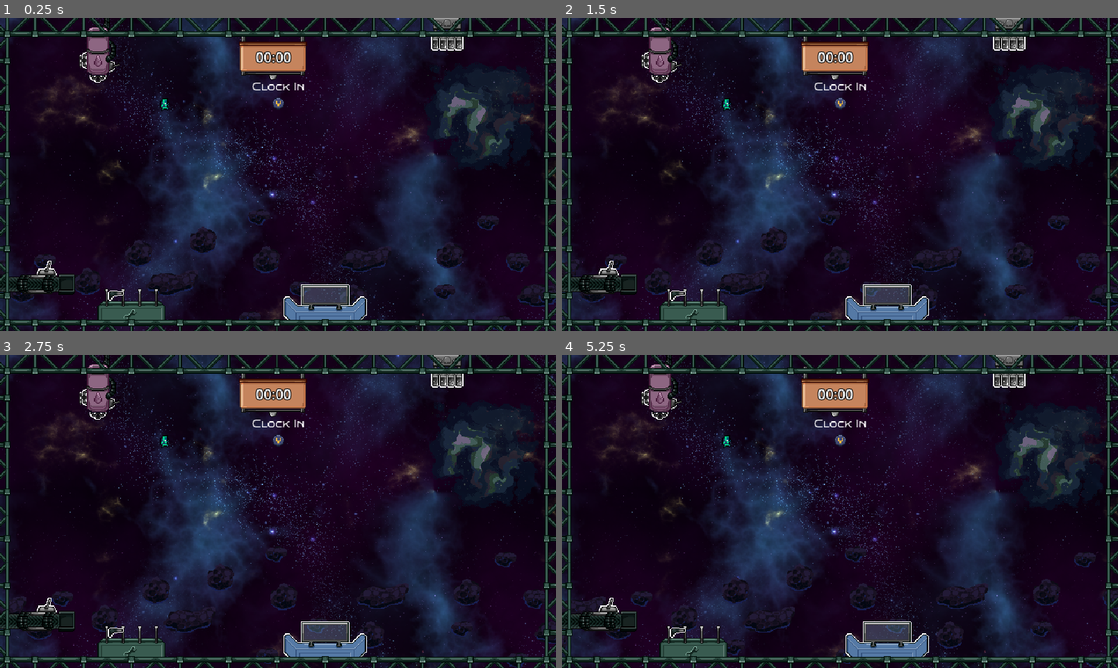
Above: before the commit, frames 1-4 (two rows, left to right).
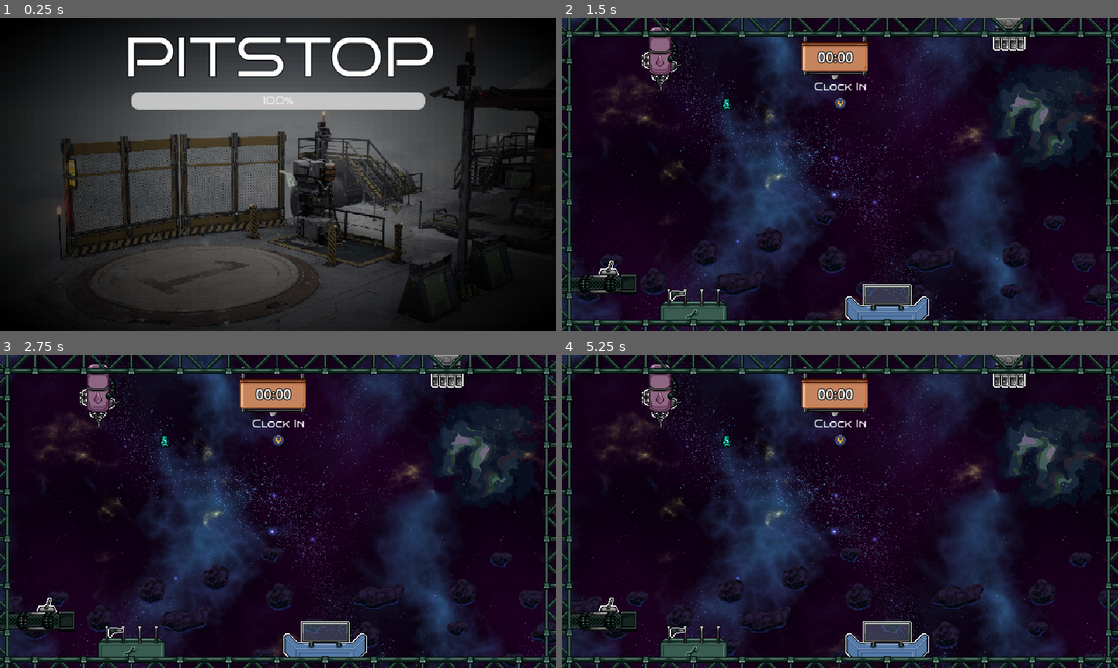
Above: after the commit, the same moments.

Repository: IMP1/pitstop
Game: Godot game, scene res://scenes/splash.tscn
Two runs of this game, one before a commit and one after it. Both use one fixed random seed, a clock stepped at 60 frames per second and the inputs below. Sound files missing from this copy of the repository are replaced by a short silence.
Inputs (mouse positions are in pixels of both pictures, inside the frame that each line leads up to):
- Up to frame 1 (0.25 s): no input
- Up to frame 2 (1.5 s): click (840, 296) at 0.5 s, where only the run after the commit has a clickable "Begin"; hold Right (ui_right) from 1.28 s (still down)
- Up to frame 3 (2.75 s): release Right (ui_right) at 2.03 s; hold Left (ui_left) from 2.03 s (still down)
- Up to frame 4 (5.25 s): release Left (ui_left) at 2.78 s; hold Right (ui_right) 2.78-4.28 s; hold Left (ui_left) from 4.28 s (still down)

The runs differ from the first frame. In frame 1, 72% of the frame differs, in the area x 0-100%, y 0-100%; in frame 2, 1.8%; in frame 3, 1.7%; in frame 4, 1.8%.

Commit message:
Make minor tweaks and fixes
Add a throw indicator in colour of player
Add input needed after game loaded
Make fuel nozzle and pipe visible again
Ship cannot collide with player or objects when leaving upon failure

Diff:
--- a/project/gui/debrief.gd
+++ b/project/gui/debrief.gd
@@ -1,7 +1,5 @@
 class_name Debrief
 extends CanvasLayer
-
-signal confirmed
 
 @export var negative_colour: Color = Color.DARK_RED
 @export var result: String:
--- a/project/gui/h_select.gd
+++ b/project/gui/h_select.gd
@@ -13,7 +13,7 @@
 
 
 func _ready() -> void:
-	grab_click_focus()
+	grab_focus()
 
 
 func _input(event: InputEvent) -> void:
--- a/project/objects/components/fuel_pump.gd
+++ b/project/objects/components/fuel_pump.gd
@@ -37,9 +37,12 @@
 func _nozzle_returned() -> void:
 	Debug.info("[Fuel Pump] Recieve Nozzle")
 	_drop_sound.play()
+	_nozzle.velocity = Vector2.ZERO
 	_nozzle.reparent(self)
-	_nozzle.position = _nozzle_initial_position
-	_nozzle.velocity = Vector2.ZERO
+	_nozzle._grab_shape.disabled = true
+	_nozzle.set_highlight(false)
+	_nozzle.set_deferred("position", _nozzle_initial_position)
+	# TODO: Set transform (rotation) too
 
 
 func _process(delta: float) -> void:
--- a/project/objects/components/ship_crack.gd
+++ b/project/objects/components/ship_crack.gd
@@ -11,6 +11,7 @@
 var _is_finished: bool = false
 
 @onready var _welding_audio := $WeldingAudio as AudioStreamPlayer2D
+@onready var _welding_particles := $GPUParticles2D as GPUParticles2D
 
 
 func _ready():
@@ -36,7 +37,7 @@
 	if not _has_patch and player.current_tool() is Patch:
 		_apply_patch(player.get_tool("Patch"))
 	elif _has_patch and player.current_tool() is Blowtorch:
-		_start_welding(player.device_id)
+		_start_welding(player)
 
 
 func stop_interacting() -> void:
@@ -50,10 +51,14 @@
 	_progress_bar.visible = true
 
 
-func _start_welding(device_id: int) -> void:
-	_device_interacting = device_id
+func _start_welding(player: Player) -> void:
+	_device_interacting = player.device_id
 	_is_welding = true
 	_welding_audio.play()
+	_welding_particles.emitting = true
+	var direction := player.global_position - global_position
+	var direction_3d := Vector3(direction.x, direction.y, 0).normalized()
+	(_welding_particles.process_material as ParticleProcessMaterial).direction = direction_3d
 
 
 func _stop_welding() -> void:
@@ -61,6 +66,7 @@
 		return
 	_is_welding = false
 	_welding_audio.stop()
+	_welding_particles.emitting = false
 
 
 func _process(delta: float) -> void:
@@ -68,7 +74,6 @@
 		return
 	if _is_finished:
 		return
-	# TODO: Emit some particles?
 	_progress_bar.value += delta
 	_sprite.modulate.a = lerpf(1, 0, _progress_bar.value / _progress_bar.max_value)
 	if _progress_bar.value >= _progress_bar.max_value:
--- a/project/objects/player.gd
+++ b/project/objects/player.gd
@@ -30,10 +30,17 @@
 @onready var _bump_audio := $BumpAudio as AudioStreamPlayer2D
 @onready var _interact_prompt := $InputPromptInteract as Sprite2D
 @onready var _grab_prompt := $GrabPromptInteract as Sprite2D
+@onready var _throw_pivot := $ThrowArrowPivot as Node2D
+@onready var _throw_sprite := $ThrowArrowPivot/Sprite2D as Sprite2D
 
 
 func set_sprite(tex: Texture2D) -> void:
 	_sprite.texture = tex
+
+
+func set_colour(new_colour: Color) -> void:
+	colour = new_colour
+	_throw_sprite.modulate = colour
 
 
 func _ready() -> void:
@@ -41,6 +48,8 @@
 		InputManager.register_gamepad(device_id)
 	_interact_prompt.visible = false
 	_grab_prompt.visible = false
+	_throw_pivot.visible = false
+	_throw_sprite.modulate = colour
 
 
 func _input(event: InputEvent) -> void:
@@ -118,6 +127,7 @@
 	else:
 		aim_direction *= throw_strength
 	tool.throw(aim_direction)
+	_throw_pivot.visible = false
 
 
 func current_tool() -> Tool:
@@ -139,6 +149,7 @@
 	if device_id < 0:
 		return
 	_process_movement(delta)
+	_process_aim()
 	_update_interactable()
 	_update_grabbable()
 
@@ -178,6 +189,18 @@
 		_jetpack_audio.stop()
 
 
+func _process_aim() -> void:
+	if current_tool() == null:
+		return
+	var left := "aim_left_%d" % device_id
+	var right := "aim_right_%d" % device_id
+	var up := "aim_up_%d" % device_id
+	var down := "aim_down_%d" % device_id
+	var aim_direction := Input.get_vector(left, right, up, down)
+	_throw_pivot.rotation = aim_direction.angle()
+	_throw_pivot.visible = (aim_direction.length_squared() > 0.02)
+
+
 func _physics_process(delta: float):
 	var collision := move_and_collide(velocity * delta)
 	if collision:
--- a/project/objects/player.tscn
+++ b/project/objects/player.tscn
@@ -1,10 +1,11 @@
-[gd_scene load_steps=12 format=3 uid="uid://bqcjgp7k2susp"]
+[gd_scene load_steps=13 format=3 uid="uid://bqcjgp7k2susp"]
 
 [ext_resource type="Script" path="res://objects/player.gd" id="1_77f0j"]
 [ext_resource type="Texture2D" uid="uid://dusjkb5qu2e4f" path="res://assets/characters/players.png" id="2_qw6so"]
 [ext_resource type="AudioStream" uid="uid://dnamrdb0k2jjb" path="res://assets/sounds/good-jetpack-sound-loop-96693.mp3" id="3_nulyg"]
 [ext_resource type="Texture2D" uid="uid://uwp03iqwerrd" path="res://assets/icons/gdb-xbox-2 (1).png" id="4_xyju4"]
 [ext_resource type="AudioStream" uid="uid://ckrql2w0wsd2e" path="res://assets/sounds/thump-on-carpet-107101.mp3" id="5_cys0s"]
+[ext_resource type="Texture2D" uid="uid://bf1embj6cobdb" path="res://assets/icons/barbed-arrow.png" id="6_svdcj"]
 
 [sub_resource type="RectangleShape2D" id="RectangleShape2D_5jcba"]
 size = Vector2(10, 13)
@@ -33,6 +34,14 @@
 script = ExtResource("1_77f0j")
 colour = Color(0, 0.8, 0.545098, 1)
 bounce_coefficient = 0.6
+
+[node name="ThrowArrowPivot" type="Node2D" parent="."]
+
+[node name="Sprite2D" type="Sprite2D" parent="ThrowArrowPivot"]
+position = Vector2(4, 0)
+rotation = -0.785398
+scale = Vector2(0.08, 0.08)
+texture = ExtResource("6_svdcj")
 
 [node name="CollisionShape2D" type="CollisionShape2D" parent="."]
 position = Vector2(-1, -2.5)
--- a/project/objects/ship.gd
+++ b/project/objects/ship.gd
@@ -8,6 +8,7 @@
 @export var time_limit: float = 60
 @export var early_bonus: float = 25
 
+@onready var _collision := $CollisionPolygon2D as CollisionPolygon2D
 @onready var _thrusters := $Thrusters as AnimatedSprite2D
 @onready var _components := $Components as Node2D
 
--- a/project/objects/shipyard/uniform_station.gd
+++ b/project/objects/shipyard/uniform_station.gd
@@ -11,7 +11,7 @@
 	var index := game.player_colours.find(player.colour)
 	index += 1
 	index %= game.player_colours.size()
-	player.colour = game.player_colours[index]
+	player.set_colour(game.player_colours[index])
 	player.set_sprite(game.player_sprites[index])
 
 
--- a/project/objects/tool.gd
+++ b/project/objects/tool.gd
@@ -20,7 +20,6 @@
 func grab(player: Player) -> void:
 	Debug.info("[Tool] Grabbing")
 	self.reparent(player._held_tools)
-#	transform = player._held_tools.transform
 	velocity = Vector2.ZERO
 	_grab_shape.disabled = true
 	set_highlight(false)
--- a/project/scenes/game.gd
+++ b/project/scenes/game.gd
@@ -20,6 +20,7 @@
 @onready var _prelude := $Prelude as CanvasLayer
 @onready var _prelude_confirmation := $Prelude/GroupConfirmable as GroupConfirmable
 @onready var _debrief := $Debrief as Debrief
+@onready var _game_over := $GameOver as CanvasLayer
 @onready var _menu_colour := $Menu/Options/ColorRect as ColorRect
 @onready var _menu_selection := $Menu/Options/Resume as Button
 @onready var _player_spawns := $PlayerSpawns as Node2D
@@ -39,6 +40,7 @@
 func _ready() -> void:
 	_menu.visible = false
 	_debrief.visible = false
+	_game_over.visible = false
 	for player in $Players.get_children():
 		Debug.info("[Game] Adding player %d" % player.device_id)
 		(player as Player).accellerated.connect(_add_particle)
@@ -51,9 +53,10 @@
 func _add_player(device_id: int) -> void:
 	var p := PLAYER.instantiate() as Player
 	var i := _players.get_child_count() % player_colours.size()
+	p.device_id = device_id
 	_players.add_child(p)
-	p.device_id = device_id
-	p.colour = player_colours[i]
+	await get_tree().process_frame
+	p.set_colour(player_colours[i])
 	p.set_sprite(player_sprites[i])
 	p.position = (_player_spawns.get_child(i) as Node2D).position
 	p.accellerated.connect(_add_particle)
@@ -139,18 +142,22 @@
 	await _show_debrief()
 	_ship_maneuvering_zone.visible = false
 	_ship_maneuvering_zone.lower_barriers()
-	# TODO: End the level
+	# TODO: Prepare the next ship
 
 
 func _repair_failure() -> void:
 	_is_level_over = true
 	Debug.info("[Game] Mission Failure")
+	var ship := _ship_container.get_child(0) as Ship
+	ship.z_index = 10
+	ship._collision.disabled = true
 	_ship_exit()
 	await _show_debrief()
 	_clock.stop_flashing()
 	_ship_maneuvering_zone.visible = false
 	_ship_maneuvering_zone.lower_barriers()
-	# TODO: End the level
+	await _show_gameover()
+	# TODO: Game over
 
 
 func _ship_enter() -> void:
@@ -250,6 +257,12 @@
 	_debrief.visible = false
 
 
+func _show_gameover() -> void:
+	_game_over.visible = true
+	# TODO: Populate details of player progress (Ships completed, money accrued, etc.)
+	# TODO: Await confirmation
+
+
 func _process(_delta: float) -> void:
 	if _is_level_over:
 		return
--- a/project/scenes/game.tscn
+++ b/project/scenes/game.tscn
@@ -361,9 +361,40 @@
 atlas = ExtResource("33_2e7pl")
 region = Rect2(32, 0, 16, 32)
 
+[sub_resource type="Gradient" id="Gradient_8fhfy"]
+offsets = PackedFloat32Array(0.733333, 1)
+colors = PackedColorArray(1, 1, 1, 1, 1, 1, 1, 0)
+
+[sub_resource type="GradientTexture1D" id="GradientTexture1D_g8uls"]
+gradient = SubResource("Gradient_8fhfy")
+
+[sub_resource type="ParticleProcessMaterial" id="ParticleProcessMaterial_bn7yg"]
+lifetime_randomness = 0.8
+particle_flag_disable_z = true
+direction = Vector3(-1, 0, 0)
+spread = 81.0
+gravity = Vector3(0, 0, 0)
+initial_velocity_min = 10.0
+initial_velocity_max = 30.0
+orbit_velocity_min = 0.0
+orbit_velocity_max = 0.0
+linear_accel_min = -10.0
+linear_accel_max = 10.0
+scale_min = 1.5
+scale_max = 2.0
+color_ramp = SubResource("GradientTexture1D_g8uls")
+attractor_interaction_enabled = false
+
 [sub_resource type="CircleShape2D" id="CircleShape2D_h7p3u"]
 resource_local_to_scene = true
 radius = 16.0
+
+[sub_resource type="Gradient" id="Gradient_5c7fw"]
+offsets = PackedFloat32Array(0, 0.4, 0.7, 1)
+colors = PackedColorArray(0, 0, 0, 0, 0, 0, 0, 0.752941, 0, 0, 0, 0.752941, 0, 0, 0, 0)
+
+[sub_resource type="GradientTexture1D" id="GradientTexture1D_np3kx"]
+gradient = SubResource("Gradient_5c7fw")
 
 [sub_resource type="StyleBoxEmpty" id="StyleBoxEmpty_xyvcw"]
 
@@ -396,6 +427,8 @@
 particle_texture = ExtResource("2_whmxn")
 player_colours = Array[Color]([Color(0, 0.8, 0.545098, 1), Color(0.937255, 0.376471, 0.290196, 1), Color(1, 0.847059, 0.466667, 1), Color(0.72549, 0.486275, 1, 1), Color(1, 0.498039, 0.741176, 1), Color(0.388235, 0.435294, 0.698039, 1)])
 player_sprites = Array[Texture2D]([SubResource("AtlasTexture_lwaia"), SubResource("AtlasTexture_axl3j"), SubResource("AtlasTexture_5ug2b"), SubResource("AtlasTexture_py4g5"), SubResource("AtlasTexture_n0s7c"), SubResource("AtlasTexture_ngc5n")])
+
+[node name="ProgressManager" type="Node" parent="."]
 
 [node name="Music" type="Node" parent="."]
 script = ExtResource("3_n11h0")
@@ -831,7 +864,6 @@
 shape = SubResource("CircleShape2D_7s5un")
 
 [node name="Pipe" type="Line2D" parent="Shipyard/FuelStation/NozzleSlot"]
-visible = false
 z_index = -1
 texture_repeat = 2
 points = PackedVector2Array(0, -34, 0, -7, 0, 3, 0, 3)
@@ -848,7 +880,6 @@
 bus = &"Sounds"
 
 [node name="Nozzle" parent="Shipyard/FuelStation/NozzleSlot" instance=ExtResource("18_aubvo")]
-visible = false
 position = Vector2(0, 7)
 bounce_coefficient = 0.9
 
@@ -1098,6 +1129,7 @@
 [node name="TestShip" parent="Ship" instance=ExtResource("12_u0tyq")]
 position = Vector2(537, -129)
 repair_reward = 400.0
+time_limit = 5.0
 early_bonus = 10.0
 
 [node name="CollisionPolygon2D" parent="Ship/TestShip" index="0"]
@@ -1134,6 +1166,11 @@
 [node name="WeldingAudio" type="AudioStreamPlayer2D" parent="Ship/TestShip/Components/Crack2"]
 rotation = -1.57079
 stream = ExtResource("36_whpp4")
+
+[node name="GPUParticles2D" type="GPUParticles2D" parent="Ship/TestShip/Components/Crack2"]
+emitting = false
+amount = 32
+process_material = SubResource("ParticleProcessMaterial_bn7yg")
 
 [node name="FuelIntake" parent="Ship/TestShip/Components" index="1" instance=ExtResource("36_lcqmr")]
 position = Vector2(-30, -34)
@@ -1201,6 +1238,14 @@
 grow_horizontal = 2
 grow_vertical = 2
 color = Color(0, 0, 0, 0.501961)
+
+[node name="TextureRect" type="TextureRect" parent="Debrief"]
+anchors_preset = 15
+anchor_right = 1.0
+anchor_bottom = 1.0
+grow_horizontal = 2
+grow_vertical = 2
+texture = SubResource("GradientTexture1D_np3kx")
 
 [node name="Contents" type="Control" parent="Debrief"]
 layout_mode = 3
@@ -1261,6 +1306,71 @@
 text = "Continue"
 horizontal_alignment = 1
 
+[node name="GameOver" type="CanvasLayer" parent="."]
+visible = false
+
+[node name="ColorRect" type="ColorRect" parent="GameOver"]
+anchors_preset = 15
+anchor_right = 1.0
+anchor_bottom = 1.0
+grow_horizontal = 2
+grow_vertical = 2
+color = Color(0, 0, 0, 0.501961)
+
+[node name="TextureRect" type="TextureRect" parent="GameOver"]
+anchors_preset = 15
+anchor_right = 1.0
+anchor_bottom = 1.0
+grow_horizontal = 2
+grow_vertical = 2
+texture = SubResource("GradientTexture1D_np3kx")
+
+[node name="Contents" type="Control" parent="GameOver"]
+layout_mode = 3
+anchors_preset = 15
+anchor_right = 1.0
+anchor_bottom = 1.0
+grow_horizontal = 2
+grow_vertical = 2
+theme = SubResource("Theme_ki26h")
+
+[node name="Label" type="Label" parent="GameOver/Contents"]
+layout_mode = 1
+anchors_preset = 5
+anchor_left = 0.5
+anchor_right = 0.5
+offset_left = -62.0
+offset_top = 28.0
+offset_right = 63.0
+offset_bottom = 47.0
+grow_horizontal = 2
+text = "Game Over"
+horizontal_alignment = 1
+
+[node name="GroupConfirmable" parent="GameOver/Contents" instance=ExtResource("54_jwr14")]
+layout_mode = 1
+anchors_preset = 7
+anchor_left = 0.5
+anchor_top = 1.0
+anchor_right = 0.5
+anchor_bottom = 1.0
+offset_top = -73.0
+offset_bottom = -73.0
+grow_horizontal = 2
+grow_vertical = 0
+
+[node name="Label" type="Label" parent="GameOver/Contents/GroupConfirmable"]
+layout_mode = 1
+anchors_preset = 10
+anchor_right = 1.0
+offset_left = -32.0
+offset_top = -16.0
+offset_right = 33.0
+offset_bottom = 10.0
+grow_horizontal = 2
+text = "Continue"
+horizontal_alignment = 1
+
 [node name="Menu" type="CanvasLayer" parent="."]
 process_mode = 2
 visible = false
@@ -1323,7 +1433,7 @@
 [node name="Quit" type="Button" parent="Menu/Options"]
 layout_mode = 2
 focus_neighbor_bottom = NodePath("../Resume")
-text = "Exit"
+text = "Save and Quit"
 
 [node name="Controls" type="VBoxContainer" parent="Menu"]
 anchors_preset = -1
--- a/project/scenes/splash.gd
+++ b/project/scenes/splash.gd
@@ -1,14 +1,19 @@
 extends Node2D
 
 @export var scene_path: String
+@export var post_load_delay: float = 0.3
+@export var require_input: bool = true
 
 var _finished: bool = false
 
 @onready var _progress := $TextureRect/ProgressBar as ProgressBar
+@onready var _button := $TextureRect/Button as Button
 
 
 func _ready() -> void:
 	ResourceLoader.load_threaded_request(scene_path)
+	_finished = false
+	_button.visible = false
 
 
 func _process(delta: float) -> void:
@@ -21,6 +26,7 @@
 			_complete()
 		ResourceLoader.ThreadLoadStatus.THREAD_LOAD_IN_PROGRESS:
 			_progress.value = progress[0]
+			Debug.info(progress)
 		ResourceLoader.ThreadLoadStatus.THREAD_LOAD_INVALID_RESOURCE:
 			_fail()
 		ResourceLoader.ThreadLoadStatus.THREAD_LOAD_FAILED:
@@ -28,7 +34,15 @@
 
 
 func _complete():
+	Debug.error("[Splash] Loaded scene %s" % scene_path)
+	_finished = true
+	_progress.value = 1.0
+	await create_tween().tween_interval(post_load_delay).finished
 	var packed_scene := ResourceLoader.load_threaded_get(scene_path) as PackedScene
+	if require_input:
+		_button.visible = true
+		_button.grab_focus()
+		await _button.pressed
 	get_tree().change_scene_to_packed(packed_scene)
 
 
--- a/project/scenes/splash.tscn
+++ b/project/scenes/splash.tscn
@@ -1,8 +1,9 @@
-[gd_scene load_steps=12 format=3 uid="uid://ct2togmn5216q"]
+[gd_scene load_steps=14 format=3 uid="uid://ct2togmn5216q"]
 
 [ext_resource type="Script" path="res://scenes/splash.gd" id="1_8hryt"]
 [ext_resource type="Texture2D" uid="uid://cjkh08fq3cyu1" path="res://assets/splash/gas-station.png" id="2_8h6yw"]
 [ext_resource type="FontFile" uid="uid://0vh6csaq2gfa" path="res://assets/fonts/Bruno_Ace_SC/BrunoAceSC-Regular.ttf" id="2_w1etb"]
+[ext_resource type="Texture2D" uid="uid://uwp03iqwerrd" path="res://assets/icons/gdb-xbox-2 (1).png" id="4_ffjo6"]
 
 [sub_resource type="StyleBoxFlat" id="StyleBoxFlat_ew2fe"]
 bg_color = Color(0, 0, 0, 1)
@@ -89,6 +90,10 @@
 corner_radius_bottom_right = 8
 corner_radius_bottom_left = 8
 
+[sub_resource type="AtlasTexture" id="AtlasTexture_o83xo"]
+atlas = ExtResource("4_ffjo6")
+region = Rect2(16, 48, 16, 16)
+
 [node name="Splash" type="Node2D"]
 script = ExtResource("1_8hryt")
 scene_path = "res://scenes/game.tscn"
@@ -140,12 +145,43 @@
 anchor_right = 0.5
 anchor_bottom = 1.0
 offset_left = -169.0
-offset_top = -44.0
+offset_top = -275.0
 offset_right = 169.0
-offset_bottom = -19.0
+offset_bottom = -255.0
 grow_horizontal = 2
 grow_vertical = 0
 theme_override_styles/background = SubResource("StyleBoxFlat_dsw6b")
 theme_override_styles/fill = SubResource("StyleBoxFlat_02832")
 max_value = 1.0
 step = 0.001
+
+[node name="Button" type="Button" parent="TextureRect"]
+layout_mode = 1
+anchors_preset = 7
+anchor_left = 0.5
+anchor_top = 1.0
+anchor_right = 0.5
+anchor_bottom = 1.0
+offset_left = -52.0
+offset_top = -51.0
+offset_right = 52.0
+offset_bottom = -31.0
+grow_horizontal = 2
+grow_vertical = 0
+text = "Begin"
+
+[node name="TextureRect" type="TextureRect" parent="TextureRect/Button"]
+layout_mode = 1
+anchors_preset = 7
+anchor_left = 0.5
+anchor_top = 1.0
+anchor_right = 0.5
+anchor_bottom = 1.0
+offset_left = -30.0
+offset_top = 1.0
+offset_right = 30.0
+offset_bottom = 17.0
+grow_horizontal = 2
+grow_vertical = 0
+texture = SubResource("AtlasTexture_o83xo")
+stretch_mode = 3
Binary file added: project/assets/icons/barbed-arrow.png
Not shown, added: project/assets/icons/barbed-arrow.png.import
Not shown, changed: project/export_presets.cfg
Not shown: 1 places in project/scenes/game.tscn that only renumber resources
Not shown, changed: credits.md
